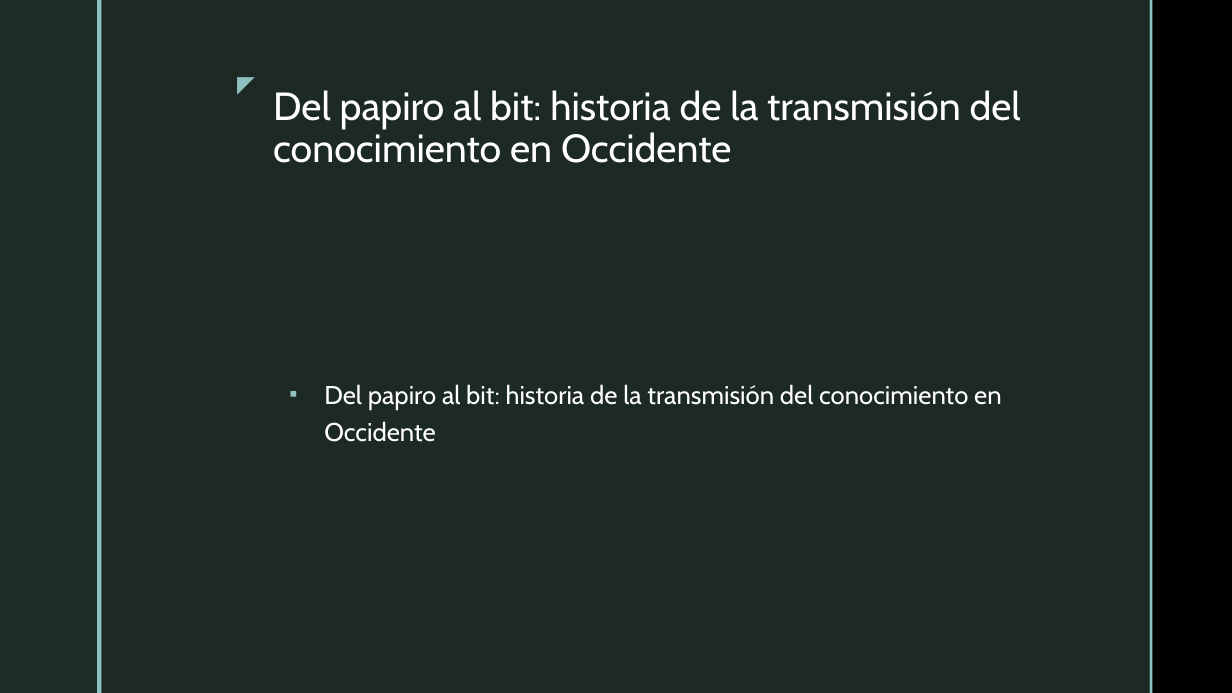
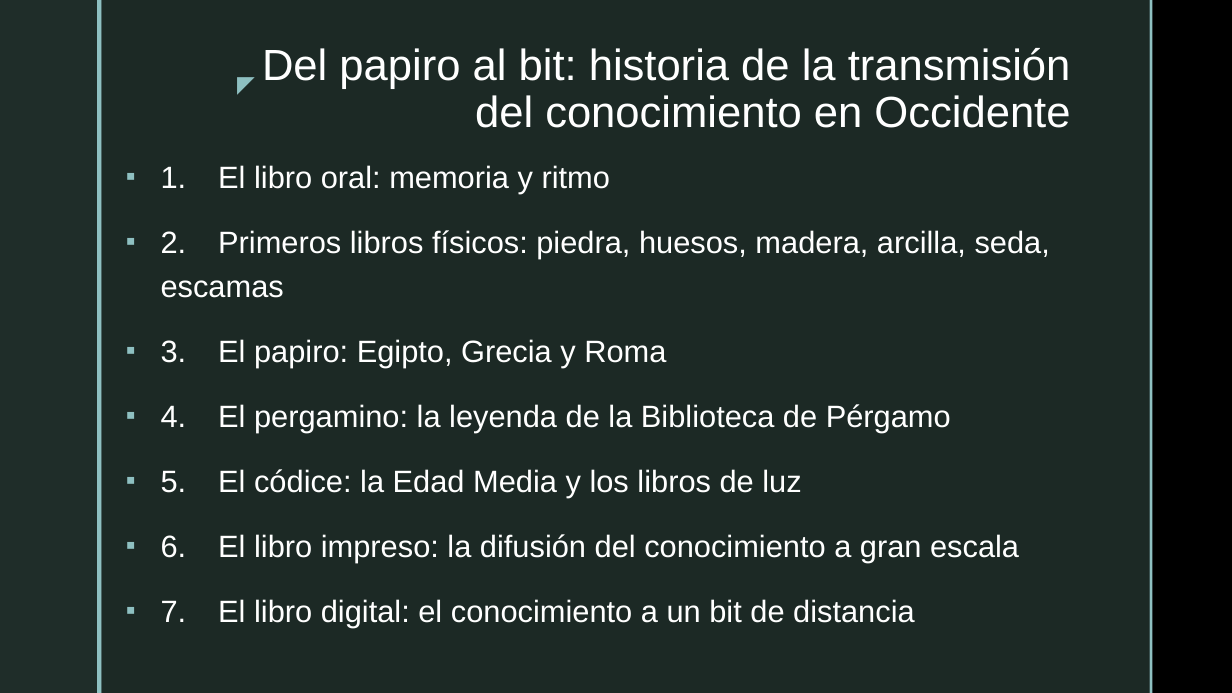
Before and after one commit to jcunisabana/philandfilm, a slide deck: slide 8 of luces en la niebla.pptx. Drawn at 1232x693 pixels with LibreOffice and Linux fonts; fonts in the diff are those of the drawing; background and template pictures are left out. Boxes give left, top, right and bottom in pixels: in the first picture for what was removed or moved away, otherwise in the second. Text is boxed around its words. In the diff, an @@ line names an element or a change of style, - is before the commit and + after.

```diff
--- a/luces en la niebla.pptx
+++ b/luces en la niebla.pptx
@@ title "Del papiro al bit: historia ...": place and size @@
-title "Del papiro al bit: historia ..." at (273, 90, 1021, 163)
+title "Del papiro al bit: historia ..." at (262, 48, 1071, 128)
@@ title "Del papiro al bit: historia ..." at (262, 48, 1071, 128): size 30.6 to 34 pt, font Cabin to Arial; alignment left to right @@
@@ text at (161, 165, 1050, 627): text changed; size 20 to 24 pt; font Cabin to Arial @@
-▪ Del papiro al bit: historia de la transmisión del conocimiento en Occidente
+▪ 1. El libro oral: memoria y ritmo
+▪ 2. Primeros libros físicos: piedra, huesos, madera, arcilla, seda, escamas
+▪ 3. El papiro: Egipto, Grecia y Roma
+▪ 4. El pergamino: la leyenda de la Biblioteca de Pérgamo
+▪ 5. El códice: la Edad Media y los libros de luz
+▪ 6. El libro impreso: la difusión del conocimiento a gran escala
+▪ 7. El libro digital: el conocimiento a un bit de distancia
```
Also in this commit, not shown: 8 other slides changed, 2 slides added, 2 slides removed, 1 other file.
